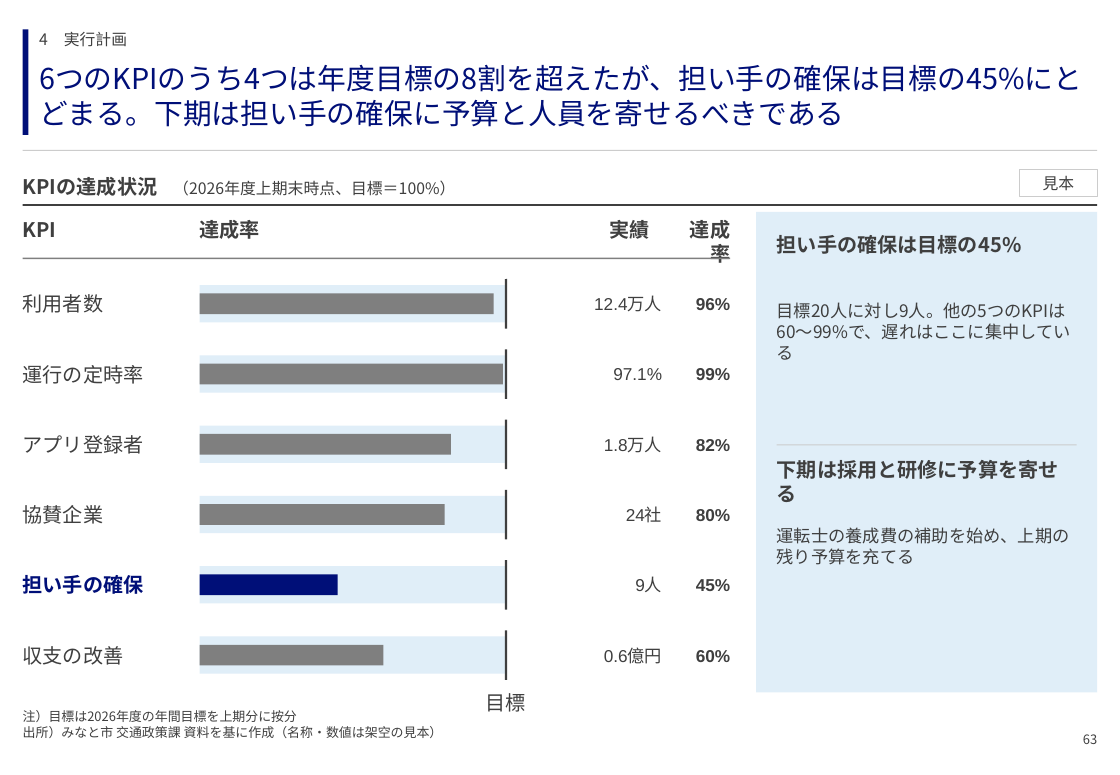
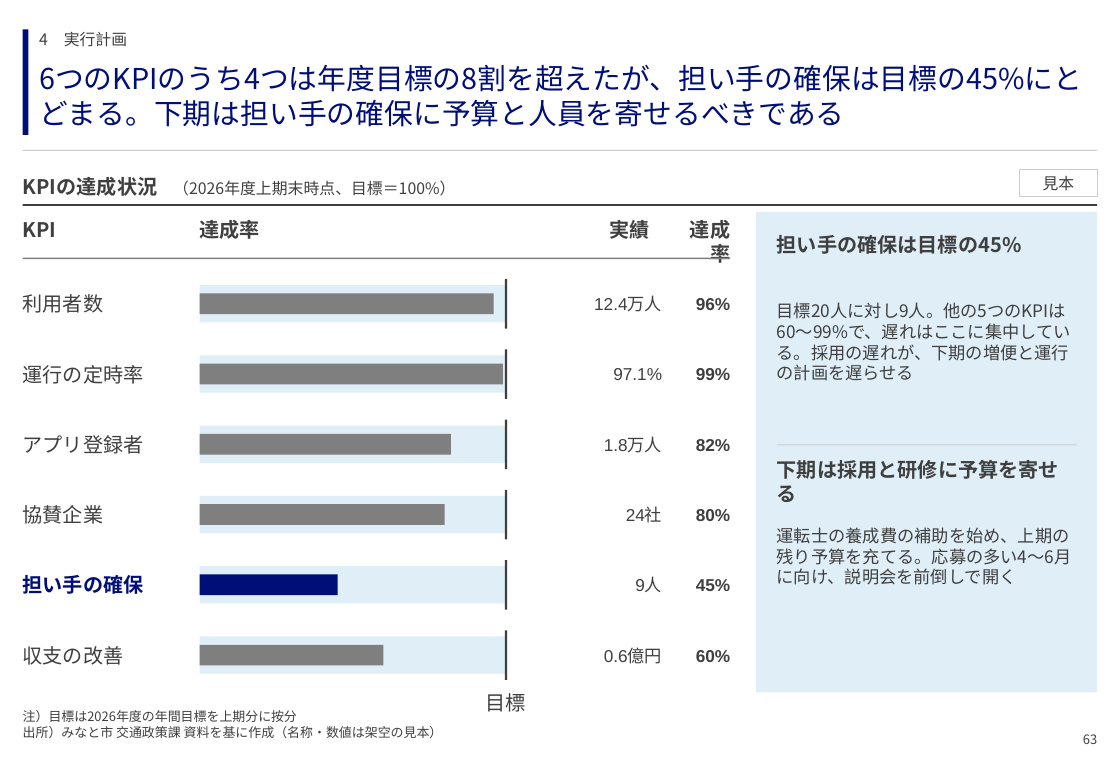
Before and after one commit to GontaHH/slide_builder, a slide deck: slide 63 of patterns/pattern-deck.pptx. Drawn at 1120x775 pixels with LibreOffice and Linux fonts; fonts in the diff are those of the drawing. Boxes give left, top, right and bottom in pixels: in the first picture for what was removed or moved away, otherwise in the second. Text is boxed around its words. In the diff, an @@ line names an element or a change of style, - is before the commit and + after.

```diff
--- a/patterns/pattern-deck.pptx
+++ b/patterns/pattern-deck.pptx
@@ text at <box>777,302,1071,381</box>: text changed @@
-目標20人に対し9人。他の5つのKPIは60〜99%で、遅れはここに集中している
+目標20人に対し9人。他の5つのKPIは60〜99%で、遅れはここに集中している。採用の遅れが、下期の増便と運行の計画を遅らせる
@@ text at <box>777,527,1072,585</box>: text changed @@
-運転士の養成費の補助を始め、上期の残り予算を充てる
+運転士の養成費の補助を始め、上期の残り予算を充てる。応募の多い4〜6月に向け、説明会を前倒しで開く
```
Also in this commit, not shown: 123 other slides changed, 3 other files.
